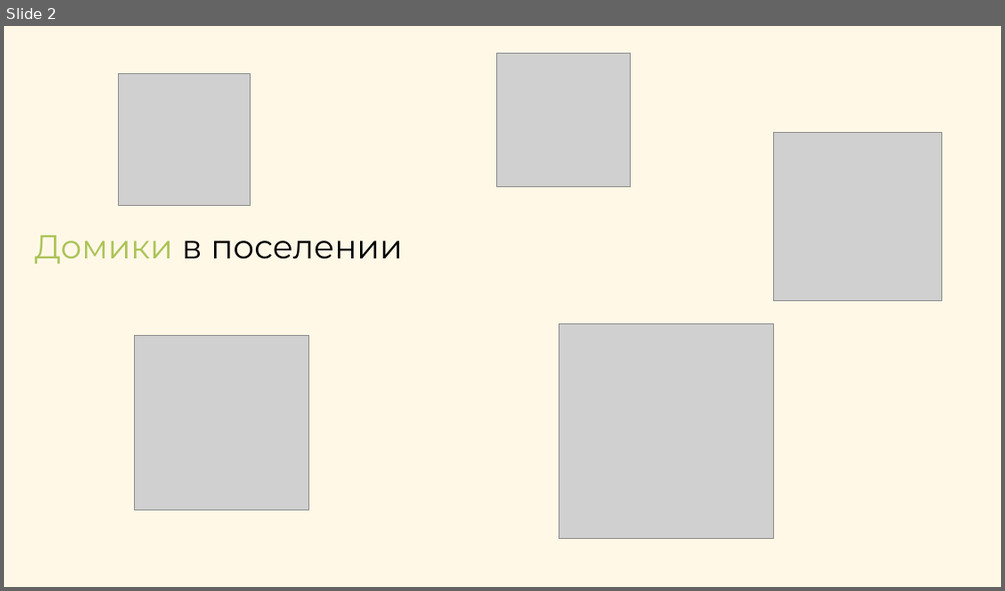
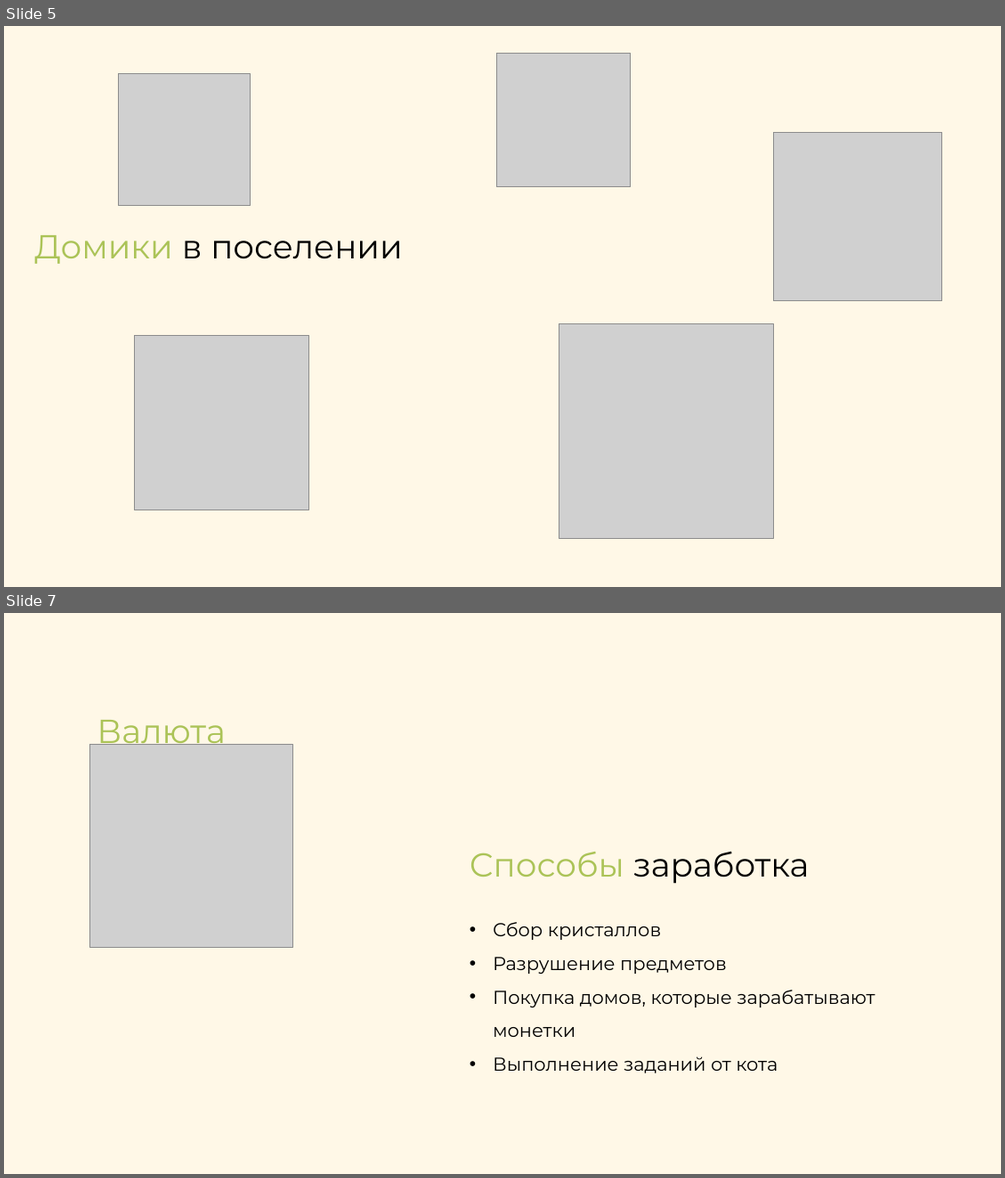
Before and after one commit to AndreiDuvakin/PyGame-Project, a slide deck: data/documents/Презентация.pptx. Shown one above the other, each under a label of ours: slide 2 before the commit, slides 5 and 7 after it; the slides between them are not shown. The pictures are 1005x591 and 1005x1178 pixels, drawn with LibreOffice and Linux fonts; fonts in the diff are those of the drawing; grey boxes stand for pictures. Boxes give left, top, right and bottom in pixels: in the first picture for what was removed or moved away, otherwise in the second. Text is boxed around its words. In the diff, an @@ line names an element or a change of style, - is before the commit and + after.

```diff
--- a/data/documents/Презентация.pptx
+++ b/data/documents/Презентация.pptx
@@ slide 7 added at (4,613,1001,1174), background #FFF8E7 @@
@@ picture added at (89,744,292,948) @@
@@ title added at (97,720,225,751), 32 pt, text #ABC357 @@
+Валюта
@@ text added at (469,851,809,884), 32 pt, text #000000 @@
+Способы заработка
@@ text added at (493,922,874,1073), 18 pt, text #000000 @@
+• Сбор кристаллов
+• Разрушение предметов
+• Покупка домов, которые зарабатывают монетки
+• Выполнение заданий от кота
@@ what was slide 2 is now slide 5 @@
```
Also in this commit, not shown: 3 slides changed, 3 other slides added, 1 slide removed.
